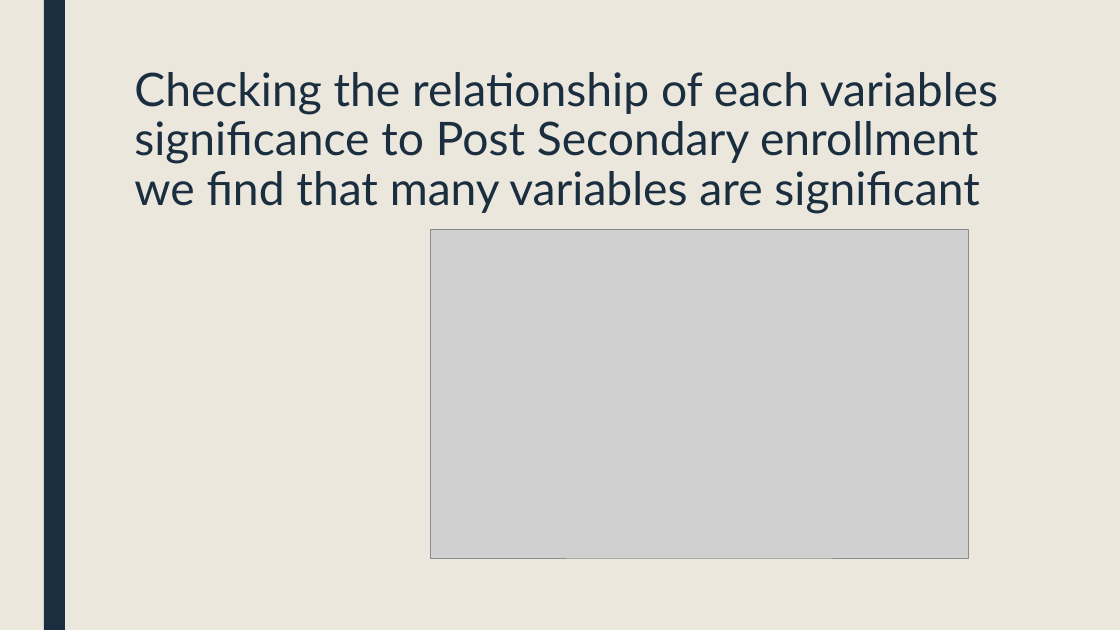
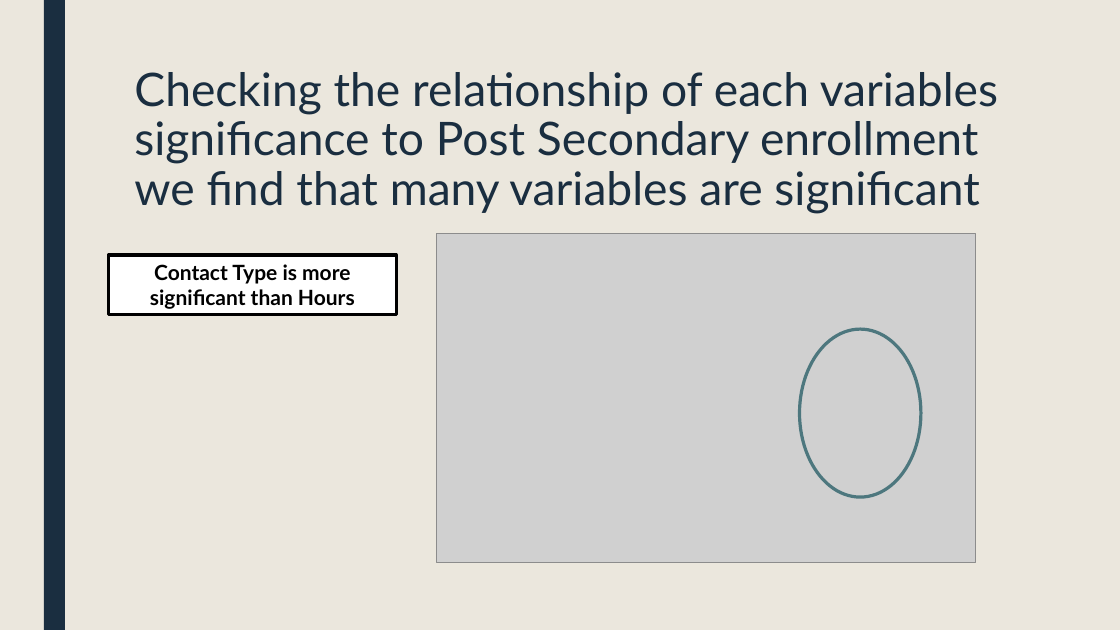
Before and after one commit to jazippay/portfolio, a slide deck: slide 17 of Upward Bound APR Data Analysis.pptx. Drawn at 1120x630 pixels with LibreOffice and Linux fonts; fonts in the diff are those of the drawing; grey boxes stand for pictures. Boxes give left, top, right and bottom in pixels: in the first picture for what was removed or moved away, otherwise in the second. Text is boxed around its words. In the diff, an @@ line names an element or a change of style, - is before the commit and + after.

```diff
--- a/Upward Bound APR Data Analysis.pptx
+++ b/Upward Bound APR Data Analysis.pptx
@@ picture: place and size @@
-picture at bbox=[430, 229, 969, 559]
+picture at bbox=[437, 234, 975, 563]
@@ rectangle added at bbox=[108, 255, 397, 315], fill #FFFFFF, outline #000000 2.75 pt, 18 pt, text #000000, bold @@
+Contact Type is more significant than Hours
@@ ellipse added at bbox=[800, 329, 922, 497], outline #4E777F 2.75 pt @@
```
Also in this commit, not shown: 1 other slide changed, 2 slides added, 1 slide removed.
